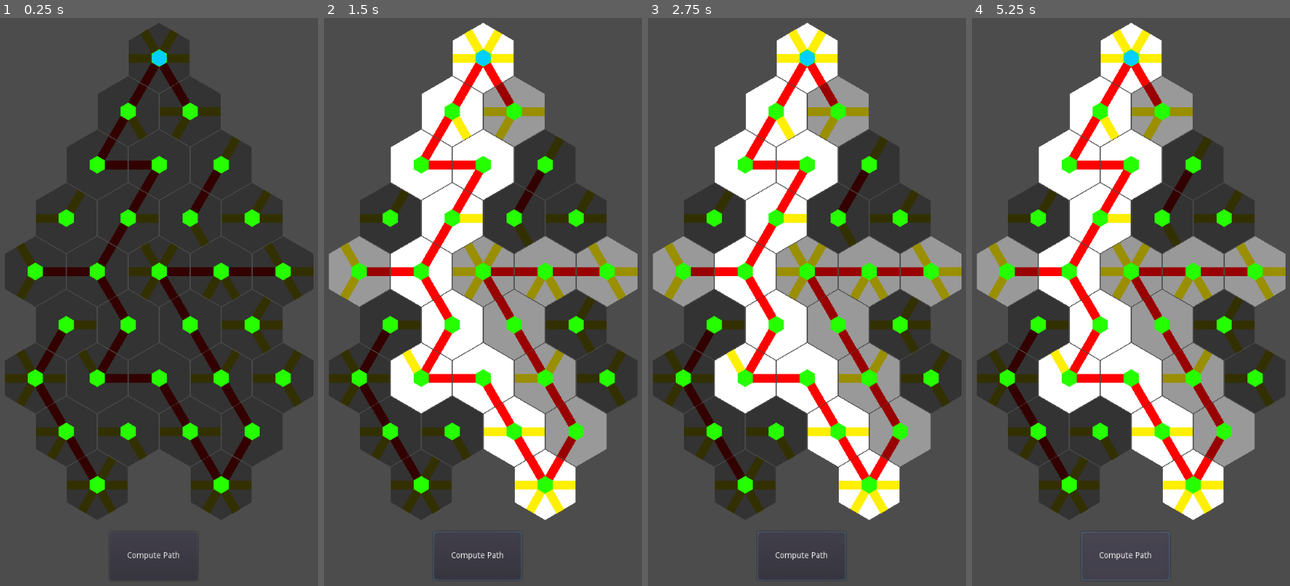
Above: before the commit, frames 1-4 (left to right).
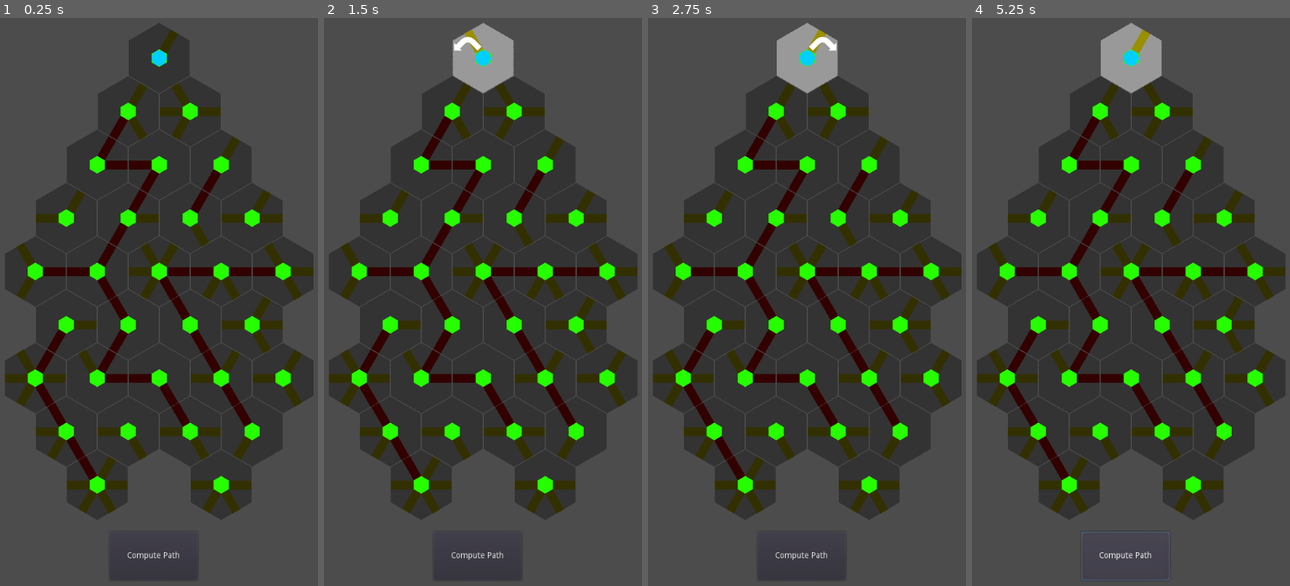
Above: after the commit, the same moments.

Repository: ollie-d/soul_weaver_LD53
Game: Godot game, scene res://Scenes/Levels/BaseLevel.tscn
Two runs of this game, one before a commit and one after it. Both use one fixed random seed, a clock stepped at 60 frames per second and the inputs below.
Inputs (mouse positions are in pixels of both pictures, inside the frame that each line leads up to):
- Up to frame 1 (0.25 s): no input
- Up to frame 2 (1.5 s): click (476, 557) at 0.5 s, where only the run before the commit has a clickable "Compute Path"; click (467, 57) at 1.27 s
- Up to frame 3 (2.75 s): click (822, 57) at 2.02 s
- Up to frame 4 (5.25 s): click (1124, 557) at 2.75 s, where only the run before the commit has a clickable "Compute Path"; click (1115, 57) at 3.52 s; click (1146, 57) at 4.27 s; click (1124, 557) at 5 s, where only the run before the commit has a clickable "Compute Path"

The runs differ from the first frame. In frame 1, 1.2% of the frame differs, in the area x 40-80%, y 1-82%; in frame 2, 32%; in frame 3, 32%, in the area x 1-99%, y 0-100%; in frame 4, 32%.

Commit message:
Hell yeah
Pun intended. The paths update accordingly, I think AStar doesn't get stuck when deciding optimal paths, I think the actual gameplay can be written now.

Diff:
--- a/Godot/Scenes/Levels/BaseLevel.tscn
+++ b/Godot/Scenes/Levels/BaseLevel.tscn
@@ -12,6 +12,11 @@
 
 [node name="Start" parent="Board" instance=ExtResource( 2 )]
 position = Vector2( 513, 117 )
+path_90 = false
+path_150 = false
+path_210 = false
+path_270 = false
+path_330 = false
 tile_type = "Start"
 
 [node name="R1_00" parent="Board" instance=ExtResource( 2 )]
@@ -249,6 +254,8 @@
 
 [node name="Player_Win" parent="Board" instance=ExtResource( 2 )]
 position = Vector2( 619, 845 )
+path_30 = false
+path_330 = false
 tile_type = "Player_End"
 layer = 8
 astar_weight = 0.0
--- a/Godot/Scenes/Levels/Test.tscn
+++ b/Godot/Scenes/Levels/Test.tscn
@@ -12,39 +12,19 @@
 
 [node name="Start" parent="Board" instance=ExtResource( 2 )]
 position = Vector2( 513, 117 )
+path_90 = false
+path_150 = false
+path_210 = false
+path_270 = false
+path_330 = false
 
 [node name="R1_00" parent="Board" instance=ExtResource( 2 )]
 position = Vector2( 460, 208 )
 path_90 = false
+path_150 = false
+path_210 = false
 path_270 = false
 path_330 = false
-
-[node name="R1_02" parent="Board" instance=ExtResource( 2 )]
-position = Vector2( 407, 299 )
-path_30 = false
-path_90 = false
-path_150 = false
-path_270 = false
-path_330 = false
-
-[node name="R1_03" parent="Board" instance=ExtResource( 2 )]
-position = Vector2( 513, 299 )
-path_30 = false
-path_90 = false
-path_150 = false
-path_270 = false
-path_330 = false
-
-[node name="R1_01" parent="Board" instance=ExtResource( 2 )]
-position = Vector2( 566, 208 )
-path_30 = false
-path_150 = false
-
-[node name="Enemy_Win" parent="Board" instance=ExtResource( 2 )]
-position = Vector2( 407, 845 )
-
-[node name="Player_Win" parent="Board" instance=ExtResource( 2 )]
-position = Vector2( 619, 845 )
 
 [node name="Soul" parent="Board" instance=ExtResource( 4 )]
 position = Vector2( 513, 117 )
--- a/Godot/Scenes/Path.gd
+++ b/Godot/Scenes/Path.gd
@@ -11,6 +11,10 @@
 
 # Called when the node enters the scene tree for the first time.
 func _ready():
+	state = "unconnected"
+
+
+func unconnect():
 	state = "unconnected"
 
 
--- a/Godot/Scenes/PathFinder.gd
+++ b/Godot/Scenes/PathFinder.gd
@@ -53,18 +53,41 @@
 		if path.state == "connected":
 			path.propagate()
 
-	# Get best AStar path
-	var _path = global_astar.astar.get_id_path(global_astar.astar_dict[curr_tile.tile_name], global_astar.astar_dict["Player_Win"])
+	# Get best AStar paths
+	var _path_player = global_astar.astar.get_id_path(global_astar.astar_dict[curr_tile.tile_name], global_astar.astar_dict["Player_Win"])
+	var _path_enemy = global_astar.astar.get_id_path(global_astar.astar_dict[curr_tile.tile_name], global_astar.astar_dict["Enemy_Win"])
 
 	# Store tile names in a path list
-	var path = []
-	for _i in _path:
-		path.append(_i)
+	var path_player = []
+	for _i in _path_player:
+		path_player.append(_i)
+
+	var path_enemy = []
+	for _i in _path_enemy:
+		path_enemy.append(_i)
+
+	# Check if either path goes to the end
+	print("Player path goes  to win:" + str(global_astar.astar_dict["Player_Win"] in path_player))
+	print("Enemy path goes  to win:" + str(global_astar.astar_dict["Enemy_Win"] in path_enemy))
+
+	var path = path_player
+	var player_win_connected = global_astar.astar_dict["Player_Win"] in path_player
+	var enemy_win_connected = global_astar.astar_dict["Enemy_Win"] in path_enemy
+
+	if player_win_connected and enemy_win_connected:
+		# If enemy path is shorter, set path to that
+		if len(path_enemy) < len(path_player):
+			path = path_enemy
+	elif enemy_win_connected and not player_win_connected:
+		# If player win is not connected, choose enemy path if it is
+		path = path_enemy
+	else:
+		# If neither goes to the end, choose the shortest path
+		if len(path_enemy) < len(path_player):
+			path = path_enemy
 
 	for item in global_astar.astar_dict.keys():
 		if global_astar.astar_dict[item] in path:
-			print(item)
-			print(global_astar.astar.get_point_weight_scale(global_astar.astar_dict[item]))
 			self.get_node(item).optimal_tile = true
 
 	pass # Replace with function body.
--- a/Godot/Scenes/Tile.gd
+++ b/Godot/Scenes/Tile.gd
@@ -45,15 +45,20 @@
 			$Hex.modulate = Color(0.6, 0.6, 0.6)
 		else:
 			$Hex.modulate = Color(0.2, 0.2, 0.2)
+
 	for path in $Hex.get_children():
-		for area in path.get_child(0).get_child(0).get_overlapping_areas():
-			if "Path" in str(area.get_parent()):
-				is_connected = true
-				if path.state != "optimal":
-					path.state = "connected"
-			else:
-				path.state = "unconnected"
-				is_connected = false
+		var areas = path.get_child(0).get_child(0).get_overlapping_areas()
+		if len(areas) > 0:
+			for area in path.get_child(0).get_child(0).get_overlapping_areas():
+				if "Path" in str(area.get_parent()):
+					is_connected = true
+					if path.state != "optimal":
+						path.state = "connected"
+		else:
+			if "Path" in path.get_name():
+				if not Engine.is_editor_hint():
+					path.state = "unconnected"
+					is_connected = false
 
 
 func disable_enable(angle, b):
@@ -115,3 +120,11 @@
 	is_tile_on = false
 	for child in $Hex.get_children():
 		child.parent_hex_on = false
+
+
+func _on_Arrow_Left_pressed():
+	$Hex.rotation_degrees -= 60
+
+
+func _on_Arrow_Right_pressed():
+	$Hex.rotation_degrees += 60
--- a/Godot/Scenes/Tile.tscn
+++ b/Godot/Scenes/Tile.tscn
@@ -1,8 +1,12 @@
-[gd_scene load_steps=5 format=2]
+[gd_scene load_steps=9 format=2]
 
 [ext_resource path="res://Assets/Sprites/base_hex.png" type="Texture" id=1]
 [ext_resource path="res://Scenes/Tile.gd" type="Script" id=2]
 [ext_resource path="res://Scenes/Path.tscn" type="PackedScene" id=3]
+[ext_resource path="res://Assets/Sprites/arrow_left.png" type="Texture" id=4]
+[ext_resource path="res://Assets/Sprites/arrow_right.png" type="Texture" id=5]
+[ext_resource path="res://Assets/Sprites/arrow_left_pressed.png" type="Texture" id=7]
+[ext_resource path="res://Assets/Sprites/arrow_right_pressed.png" type="Texture" id=9]
 
 [sub_resource type="CircleShape2D" id=2]
 radius = 77.2714
@@ -50,9 +54,27 @@
 position = Vector2( 2.73205, 0.732052 )
 shape = SubResource( 2 )
 
+[node name="Arrow_Left" type="TextureButton" parent="."]
+margin_left = -50.0
+margin_top = -36.0
+margin_right = -3.0
+margin_bottom = 30.0
+texture_pressed = ExtResource( 7 )
+texture_hover = ExtResource( 4 )
+
+[node name="Arrow_Right" type="TextureButton" parent="."]
+margin_left = 3.0
+margin_top = -36.0
+margin_right = 50.0
+margin_bottom = 32.0
+texture_pressed = ExtResource( 9 )
+texture_hover = ExtResource( 5 )
+
 [connection signal="turn_on" from="Hex/Path_30" to="." method="turn_on"]
 [connection signal="turn_on" from="Hex/Path_90" to="." method="turn_on"]
 [connection signal="turn_on" from="Hex/Path_150" to="." method="turn_on"]
 [connection signal="turn_on" from="Hex/Path_210" to="." method="turn_on"]
 [connection signal="turn_on" from="Hex/Path_270" to="." method="turn_on"]
 [connection signal="turn_on" from="Hex/Path_330" to="." method="turn_on"]
+[connection signal="pressed" from="Arrow_Left" to="." method="_on_Arrow_Left_pressed"]
+[connection signal="pressed" from="Arrow_Right" to="." method="_on_Arrow_Right_pressed"]
Binary file added: Godot/Assets/Sprites/arrow_left.png
Not shown, added: Godot/Assets/Sprites/arrow_left.png.import
Binary file added: Godot/Assets/Sprites/arrow_left_normal.png
Not shown, added: Godot/Assets/Sprites/arrow_left_normal.png.import
Binary file added: Godot/Assets/Sprites/arrow_left_pressed.png
Not shown, added: Godot/Assets/Sprites/arrow_left_pressed.png.import
Binary file added: Godot/Assets/Sprites/arrow_right.png
Not shown, added: Godot/Assets/Sprites/arrow_right.png.import
Binary file added: Godot/Assets/Sprites/arrow_right_normal.png
Not shown, added: Godot/Assets/Sprites/arrow_right_normal.png.import
Binary file added: Godot/Assets/Sprites/arrow_right_pressed.png
Not shown, added: Godot/Assets/Sprites/arrow_right_pressed.png.import
